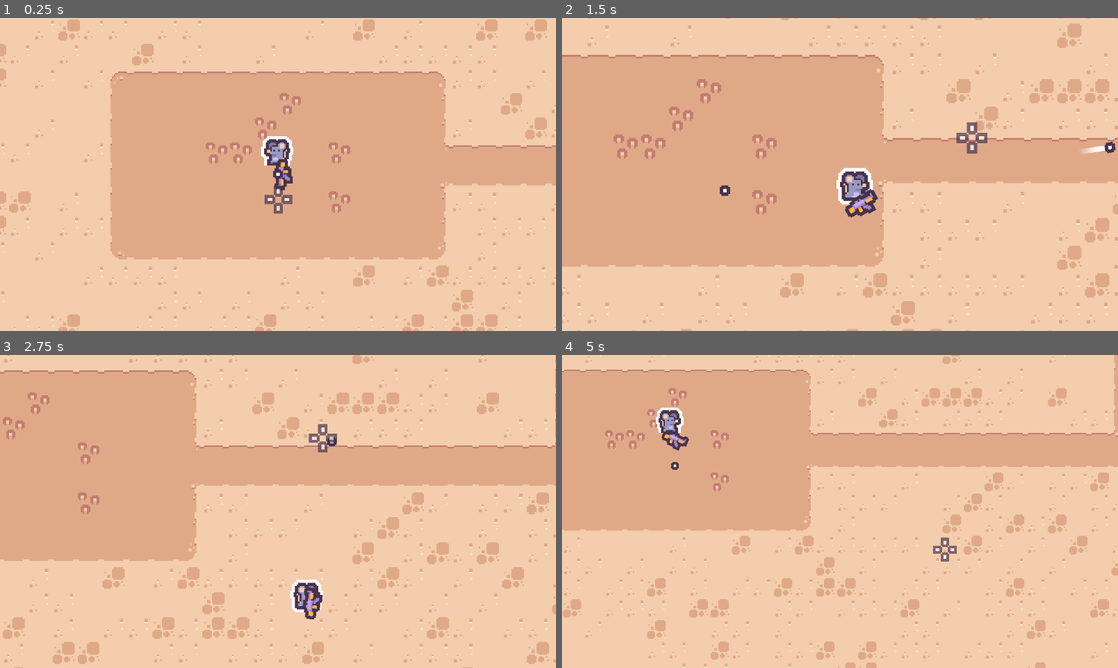
Above: before the commit, frames 1-4 (two rows, left to right).
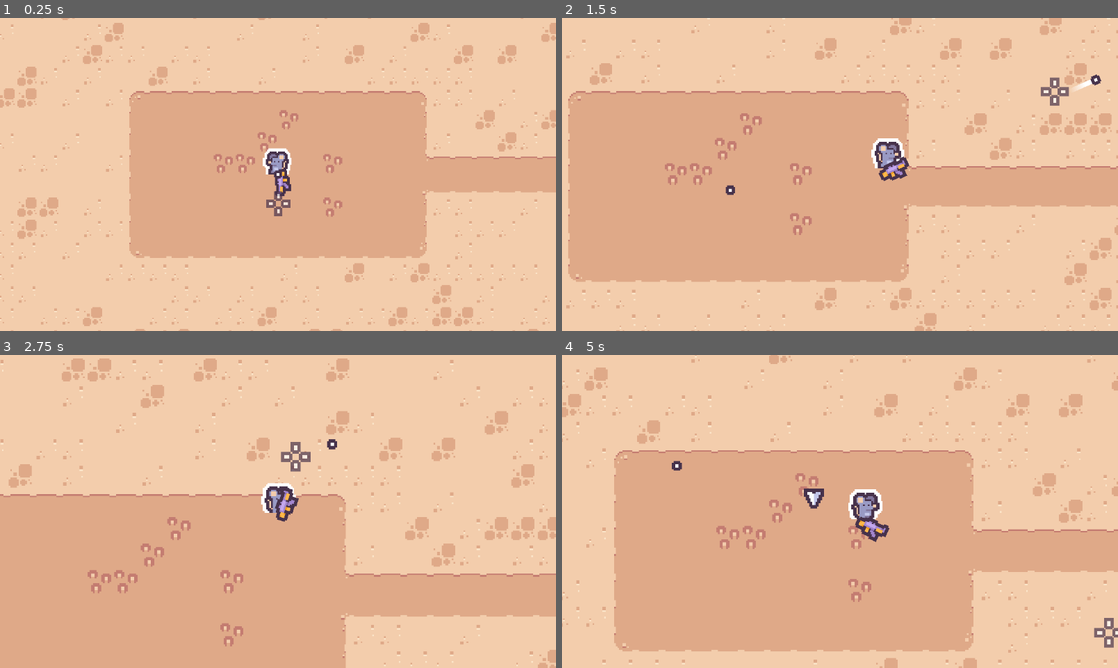
Above: after the commit, the same moments.

Repository: johnreybacal/desert-impasse
Game: Godot game, scene res://scenes/game.tscn
Two runs of this game, one before a commit and one after it. Both use one fixed random seed, a clock stepped at 60 frames per second and the inputs below.
Inputs (mouse positions are in pixels of both pictures, inside the frame that each line leads up to):
- Up to frame 1 (0.25 s): no input
- Up to frame 2 (1.5 s): move the mouse to (962, 158) at 0.52 s; hold D (move_right, bound only before the commit) 0.53-1.28 s; right-click (962, 158) at 0.6 s; move the mouse to (728, 190) at 1.27 s; hold S (move_down, bound only before the commit) from 1.28 s (still down); click (728, 190) at 1.35 s
- Up to frame 3 (2.75 s): right-click (166, 527) at 1.55 s; move the mouse to (333, 442) at 2.02 s; release S (move_down, bound only before the commit) at 2.03 s; hold D (move_right, bound only before the commit) from 2.03 s (still down); right-click (333, 442) at 2.1 s
- Up to frame 4 (5 s): move the mouse to (812, 574) at 2.77 s; release D (move_right, bound only before the commit) at 2.78 s; hold W (move_up, bound only before the commit) 2.78-3.53 s; right-click (812, 574) at 2.85 s; move the mouse to (1006, 558) at 3.52 s; press the mouse at (1006, 558) at 3.53 s; hold A (move_left, bound only before the commit) from 3.53 s (still down); right-click (1006, 558) at 3.8 s; move the mouse to (673, 464) at 4.27 s; release the mouse at (673, 464) at 4.28 s; right-click (673, 464) at 4.35 s

The runs differ from the first frame. In frame 1, 17% of the frame differs, in the area x 0-100%, y 0-100%; in frame 2, 27%; in frame 3, 57%; in frame 4, 55%.

Commit message:
navigation movement instead of wasd

Diff:
--- a/project.godot
+++ b/project.godot
@@ -28,29 +28,14 @@
 
 [input]
 
-move_up={
-"deadzone": 0.2,
-"events": [Object(InputEventKey,"resource_local_to_scene":false,"resource_name":"","device":-1,"window_id":0,"alt_pressed":false,"shift_pressed":false,"ctrl_pressed":false,"meta_pressed":false,"pressed":false,"keycode":0,"physical_keycode":87,"key_label":0,"unicode":119,"location":0,"echo":false,"script":null)
-]
-}
-move_down={
-"deadzone": 0.2,
-"events": [Object(InputEventKey,"resource_local_to_scene":false,"resource_name":"","device":-1,"window_id":0,"alt_pressed":false,"shift_pressed":false,"ctrl_pressed":false,"meta_pressed":false,"pressed":false,"keycode":0,"physical_keycode":83,"key_label":0,"unicode":115,"location":0,"echo":false,"script":null)
-]
-}
-move_left={
-"deadzone": 0.2,
-"events": [Object(InputEventKey,"resource_local_to_scene":false,"resource_name":"","device":-1,"window_id":0,"alt_pressed":false,"shift_pressed":false,"ctrl_pressed":false,"meta_pressed":false,"pressed":false,"keycode":0,"physical_keycode":65,"key_label":0,"unicode":97,"location":0,"echo":false,"script":null)
-]
-}
-move_right={
-"deadzone": 0.2,
-"events": [Object(InputEventKey,"resource_local_to_scene":false,"resource_name":"","device":-1,"window_id":0,"alt_pressed":false,"shift_pressed":false,"ctrl_pressed":false,"meta_pressed":false,"pressed":false,"keycode":0,"physical_keycode":68,"key_label":0,"unicode":100,"location":0,"echo":false,"script":null)
-]
-}
 trigger={
 "deadzone": 0.2,
 "events": [Object(InputEventMouseButton,"resource_local_to_scene":false,"resource_name":"","device":-1,"window_id":0,"a …(258 unchanged characters)…
+]
+}
+move={
+"deadzone": 0.2,
+"events": [Object(InputEventMouseButton,"resource_local_to_scene":false,"resource_name":"","device":-1,"window_id":0,"alt_pressed":false,"shift_pressed":false,"ctrl_pressed":false,"meta_pressed":false,"button_mask":2,"position":Vector2(270, 11),"global_position":Vector2(270, 40),"factor":1.0,"button_index":2,"canceled":false,"pressed":true,"double_click":false,"script":null)
 ]
 }
 
--- a/scenes/game.tscn
+++ b/scenes/game.tscn
@@ -335,6 +335,11 @@
 terrain_set_0/terrain_1/color = Color(0.059272088, 0.22110355, 0.23234943, 1)
 sources/0 = SubResource("TileSetAtlasSource_uwrxv")
 
+[sub_resource type="NavigationPolygon" id="NavigationPolygon_lbhrr"]
+vertices = PackedVector2Array(911, 216, 1020, 226, 838, 225, 837, -229, 910, -218, 101, 54.820313, -105.42969, 51.179688, -99.546875, -53.859375, 96.22656, -51.117188, 101, 7.8125, 102.25, -5.9609375, 386.71094, 13.1796875, 344.9375, -7.0390625, 1023, -228, 1049.0234, -228.89063, 1047.9766, 227.96094, 462.78906, -235, 456.21875, -536.0078, 1224.9609, -536.97656, 506.1328, -235, 1224.0313, -230.88281, 1120.4766, 235.89844, 1114.5391, 342.0078, 616.78906, 342.97656, 614.78906, 248.13281, 418, 225, 393.71094, 245.11719, 419, -17, 370, -20, 345.9297, -171.92969, 368, -146, 511.96094, -170.92969, 544, -143, 545, -228)
+polygons = Array[PackedInt32Array]([PackedInt32Array(0, 1, 2), PackedInt32Array(0, 2, 3, 4), PackedInt32Array(5, 6, 7, 8, 9), PackedInt32Array(9, 8, 10), PackedInt32Array(11, 9, 10, 12), PackedInt32Array(13, 14, 15, 1), PackedInt32Array(16, 17, 18, 19), PackedInt32Array(19, 18, 20, 14), PackedInt32Array(19, 14, 13, 3), PackedInt32Array(1, 15, 21, 22, 23, 24, 2), PackedInt32Array(25, 2, 24, 26), PackedInt32Array(25, 26, 11, 27), PackedInt32Array(28, 27, 11, 12), PackedInt32Array(28, 12, 29, 30), PackedInt32Array(30, 29, 31, 32), PackedInt32Array(33, 32, 31, 19), PackedInt32Array(13, 4, 3), PackedInt32Array(19, 3, 33)])
+outlines = Array[PackedVector2Array]([PackedVector2Array(-109, -64, 105, -61, 111, -16, 335, -17, 336, -182, 501, -181, 497, -225, 453, -225, 446, -546, 1235, -547, 1234, -221, 1059, -219, 1058, 219, 1131, 227, 1124, 352, 607, 353, 605, 258, 384, 255, 377, 23, 111, 18, 111, 65, -116, 61)])
+
 [node name="Game" type="Node2D"]
 
 [node name="GameManager" type="Node2D" parent="." node_paths=PackedStringArray("camera", "player")]
@@ -354,3 +359,16 @@
 zoom = Vector2(3, 3)
 
 [node name="Player" parent="." instance=ExtResource("2_yqjtg")]
+
+[node name="NavigationRegion2D" type="NavigationRegion2D" parent="."]
+navigation_polygon = SubResource("NavigationPolygon_lbhrr")
+
+[node name="NavigationObstacle2D" type="NavigationObstacle2D" parent="NavigationRegion2D"]
+vertices = PackedVector2Array(545, -228, 837, -229, 838, 225, 418, 225, 419, -17, 370, -20, 368, -146, 544, -143)
+affect_navigation_mesh = true
+carve_navigation_mesh = true
+
+[node name="NavigationObstacle2D2" type="NavigationObstacle2D" parent="NavigationRegion2D"]
+vertices = PackedVector2Array(910, -218, 911, 216, 1020, 226, 1023, -228)
+affect_navigation_mesh = true
+carve_navigation_mesh = true
--- a/scenes/player.tscn
+++ b/scenes/player.tscn
@@ -1,8 +1,9 @@
-[gd_scene load_steps=14 format=3 uid="uid://c103alcakhq1"]
+[gd_scene load_steps=15 format=3 uid="uid://c103alcakhq1"]
 
 [ext_resource type="Texture2D" uid="uid://ckckdcdkonh7r" path="res://assets/sprites/player.png" id="1_3vyb7"]
 [ext_resource type="Script" uid="uid://dss7ewr7n4y66" path="res://scripts/player.gd" id="1_g2els"]
 [ext_resource type="AudioStream" uid="uid://b3v7l8av0hnhp" path="res://assets/sfx/move-a.ogg" id="3_qhqgy"]
+[ext_resource type="Texture2D" uid="uid://dn0goncfmkp1d" path="res://assets/sprites/interface.png" id="4_dqkch"]
 
 [sub_resource type="AtlasTexture" id="AtlasTexture_qhqgy"]
 atlas = ExtResource("1_3vyb7")
@@ -79,6 +80,7 @@
 radius = 14.035668
 
 [node name="Player" type="CharacterBody2D" groups=["player"]]
+z_index = 5
 motion_mode = 1
 script = ExtResource("1_g2els")
 
@@ -87,7 +89,7 @@
 sprite_frames = SubResource("SpriteFrames_qlg0r")
 animation = &"walk"
 autoplay = "idle"
-frame = 3
+frame = 1
 frame_progress = 1.0
 
 [node name="CollisionShape2D" type="CollisionShape2D" parent="."]
@@ -110,4 +112,16 @@
 stream = ExtResource("3_qhqgy")
 volume_db = -7.5
 
+[node name="NavigationAgent2D" type="NavigationAgent2D" parent="."]
+
+[node name="NavigationMarker" type="Sprite2D" parent="."]
+visible = false
+z_index = 1
+texture = ExtResource("4_dqkch")
+offset = Vector2(0, -6)
+flip_v = true
+hframes = 18
+vframes = 11
+frame = 75
+
 [connection signal="animation_finished" from="AnimatedSprite2D" to="." method="_on_animated_sprite_2d_animation_finished"]
--- a/scripts/cursor.gd
+++ b/scripts/cursor.gd
@@ -14,7 +14,7 @@
     var diff := position.distance_to(target)
 
     var diff_to_player := position.distance_to(player.position)
-    var speed := clampf((diff * 10) + diff_to_player - 50, 0, 1000)
+    var speed := clampf((diff * 15) + diff_to_player - 50, 0, 1000)
 
     var slow_diff := 50
 
--- a/scripts/game_manager.gd
+++ b/scripts/game_manager.gd
@@ -24,11 +24,13 @@
         Input.set_mouse_mode(Input.MOUSE_MODE_VISIBLE)
     if Input.is_action_just_pressed("trigger"):
         Input.mouse_mode = Input.MOUSE_MODE_CONFINED_HIDDEN
+    if Input.is_action_just_pressed("move"):
+        player.set_movement_target(get_global_mouse_position())
 
 
 func handle_camera():
     var player_position = player.position
-    var cursor_position = cursor.position
+    var cursor_position = get_global_mouse_position()
     var target = (player_position + cursor_position) / 2
 
     var offset = Vector2(150, 75)
@@ -41,4 +43,4 @@
     var distance = clamp(player_position.distance_to(cursor_position), 100, 175)
     var zoom_offset = 1 - ((distance - 100) / 75)
     var target_zoom = clamp(camera_min_zoom + zoom_offset, camera_min_zoom, camera_max_zoom)
-    camera.zoom = lerp(camera.zoom, Vector2(target_zoom, target_zoom), .05)
+    camera.zoom = lerp(camera.zoom, Vector2(target_zoom, target_zoom), .01)
--- a/scripts/player.gd
+++ b/scripts/player.gd
@@ -4,41 +4,69 @@
 @onready var animated_sprite_2d: AnimatedSprite2D = $AnimatedSprite2D
 @onready var move_sfx: AudioStreamPlayer2D = $MoveSfx
 @onready var move_speed = 125
+@onready var navigation_agent: NavigationAgent2D = $NavigationAgent2D
+@onready var navigation_marker: Sprite2D = $NavigationMarker
 
 var bullet_scene = preload("res://scenes/bullet.tscn")
 var gun_scene = preload("res://scenes/gun.tscn")
 var gun: Gun
-var move_vector: Vector2
-var cursor: Node2D
+var aim_cursor: Node2D
 
 
 func _ready() -> void:
-    cursor = get_tree().get_first_node_in_group("cursor")
+    aim_cursor = get_tree().get_first_node_in_group("cursor")
     gun = gun_scene.instantiate()
     add_child(gun)
-    gun.target = cursor
+    gun.target = aim_cursor
     gun.on_recoil.connect(on_recoil)
+
+    navigation_marker.top_level = true
+
+    # https://docs.godotengine.org/en/stable/tutorials/navigation/navigation_introduction_2d.html
+
+    # These values need to be adjusted for the actor's speed
+    # and the navigation layout.
+    navigation_agent.path_desired_distance = 4.0
+    navigation_agent.target_desired_distance = 4.0
+
+    # Make sure to not await during _ready.
+    actor_setup.call_deferred()
+
+func actor_setup():
+    # Wait for the first physics frame so the NavigationServer can sync.
+    await get_tree().physics_frame
+
+    # Now that the navigation map is no longer empty, set the movement target.
+    set_movement_target(Vector2.ZERO)
+
+func set_movement_target(movement_target: Vector2):
+    navigation_agent.target_position = movement_target
+    navigation_marker.global_position = navigation_agent.get_final_position()
+    navigation_marker.visible = true
+
 
 func _process(_delta: float) -> void:
     handle_animation()
 
 func _physics_process(_delta: float) -> void:
     handle_input()
+
+    if navigation_agent.is_navigation_finished():
+        navigation_marker.visible = false
+        return
+
+    var current_agent_position: Vector2 = global_position
+    var next_path_position: Vector2 = navigation_agent.get_next_path_position()
+
+    velocity = current_agent_position.direction_to(next_path_position) * move_speed
+
     move_and_slide()
 
 func handle_input():
-    move_vector = Input.get_vector("move_left", "move_right", "move_up", "move_down")
-
-    if move_vector != Vector2.ZERO:
-        velocity = move_vector.normalized() * move_speed
-    else:
-        velocity = lerp(velocity, Vector2.ZERO, 0.2)
-    # Movement stops after animation. refer to  _on_animated_sprite_2d_animation_finished
-
     gun.is_triggering = Input.is_action_pressed("trigger")
 
 func handle_animation():
-    var is_looking_left = cursor.position.x < position.x
+    var is_looking_left = aim_cursor.position.x < position.x
 
     animated_sprite_2d.flip_h = is_looking_left
 
@@ -56,5 +84,5 @@
     if animated_sprite_2d.animation == "walk":
         move_sfx.pitch_scale = randf_range(0.9, 1.1)
         move_sfx.play()
-        if move_vector == Vector2.ZERO:
+        if navigation_agent.is_navigation_finished():
             velocity = Vector2.ZERO
Not shown: 1 places in scenes/game.tscn that only renumber resources
